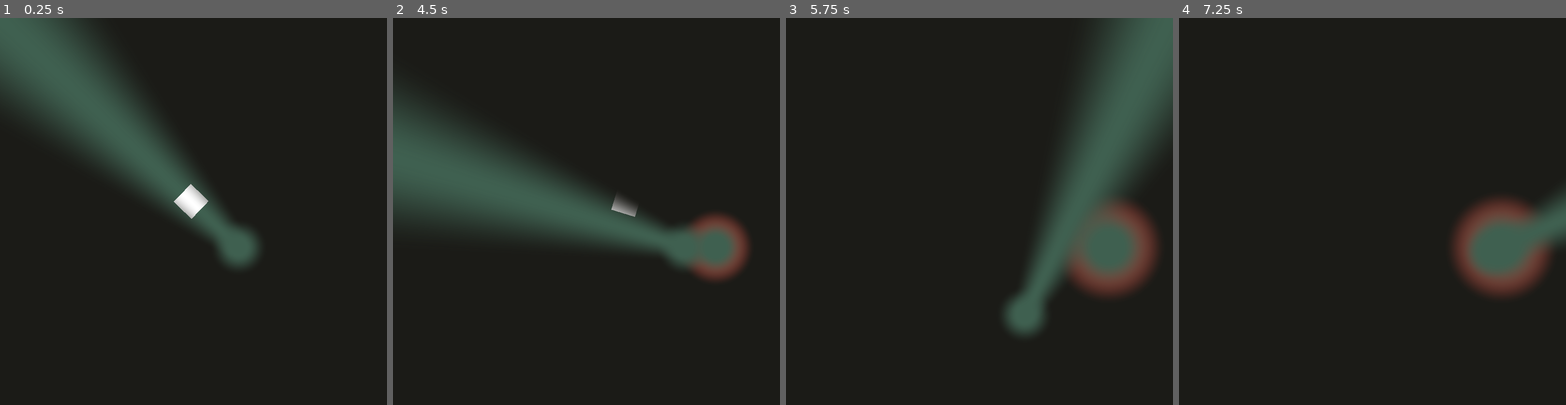
Above: before the commit, frames 1-4 (left to right).
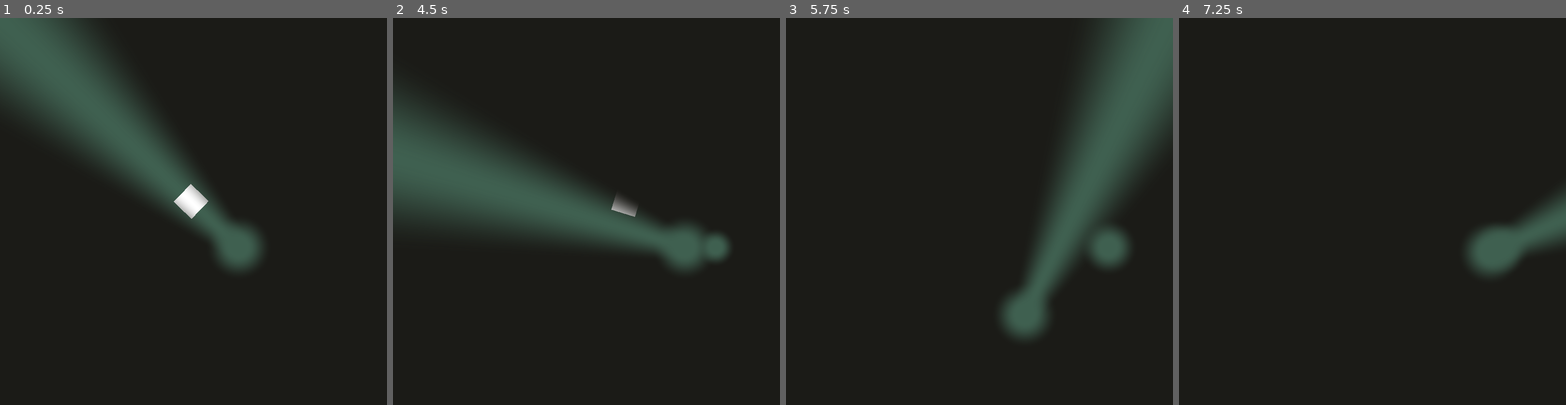
Above: after the commit, the same moments.

Repository: nolenroyalty/flashlight-survivors
Game: Godot game, scene res://Main.tscn
The game is run twice, just before and just after one commit, with the same random seed, the same clock (stepped at 60 frames per second) and the same inputs.
Inputs (mouse positions are in pixels of both pictures, inside the frame that each line leads up to):
- Up to frame 1 (0.25 s): no input
- Up to frame 2 (4.5 s): tap Enter at 0.5 s; move the mouse to (671, 192) at 0.52 s; hold D (player_right) 0.53-1.28 s; move the mouse to (509, 230) at 1.27 s; hold S (player_down) 1.28-2.03 s; move the mouse to (625, 126) at 2.02 s; hold D (player_right) 2.03-2.78 s; move the mouse to (567, 288) at 2.77 s; hold W (player_up) 2.78-3.53 s; move the mouse to (702, 269) at 3.52 s; hold A (player_left) from 3.53 s (still down); right-click (702, 269) at 4.15 s; move the mouse to (470, 153) at 4.27 s
- Up to frame 3 (5.75 s): move the mouse to (998, 211) at 5.02 s; release A (player_left) at 5.03 s; hold S (player_down) from 5.03 s (still down)
- Up to frame 4 (7.25 s): move the mouse to (1314, 114) at 5.77 s; release S (player_down) at 5.78 s; hold D (player_right) 5.78-6.53 s; move the mouse to (1457, 192) at 6.52 s; hold W (player_up) from 6.53 s (still down)

The runs differ from the first frame. In frame 2, 1.7% of the frame differs, in the area x 77-93%, y 50-68%; in frame 3, 3.7%, in the area x 72-97%, y 47-72%; in frame 4, 3.6%.

Commit message:
spawn proper fixed lights

Diff:
--- a/darkness/Darkness.gd
+++ b/darkness/Darkness.gd
@@ -6,9 +6,9 @@
 	$Sprite.material.set_shader_param("player", Lights.player.to_vec3(viewport_size))
 
 	var idx = 1
-	for light in Lights.all_lights():
+	for vec in Lights.all_lights(viewport_size):
 		var name = "fixed%s" % idx
-		var vec = light.to_vec3(viewport_size)
+		# var vec = light.to_vec3(viewport_size)
 
 		$Sprite.material.set_shader_param(name, vec)
 		idx += 1
--- a/darkness/Darkness.tscn
+++ b/darkness/Darkness.tscn
@@ -70,6 +70,7 @@
 	float fixed_radius = minfixed(UV);
 	float beamclose = beamdist(UV);
 	COLOR.a = player_radius * fixed_radius * beamclose;
+	COLOR.a = min(COLOR.a, max_darkness);
 
 	//vec2 multed = UV * 4.0;
 	//vec2 uv = fract(multed);
@@ -86,9 +87,7 @@
 
 	//COLOR.a *= cycle;
 
-	COLOR.a = min(COLOR.a, max_darkness);
 
-	COLOR.r = mix(COLOR.r, 1.0, 1.0 - fixed_radius);
 	//COLOR.r += (1.0 - fixed_radius) * 0.5;
 //
 //	float beamclose = 1.0 - beamdist(UV);
--- a/globals/Lights.gd
+++ b/globals/Lights.gd
@@ -1,6 +1,7 @@
 extends Node2D
 
 const MAX_FIXED_LIGHTS = 5
+var FixedLight = preload("res://player/FixedLight.tscn")
 
 class Circle:
 	var pos = Vector2()
@@ -13,7 +14,8 @@
 
 	func to_vec3(viewport_size):
 		var pos_ = pos / viewport_size
-		return Vector3(pos_.x, pos_.y, radius)
+		var radius_ = radius / viewport_size.x
+		return Vector3(pos_.x, pos_.y, radius_)
 
 var player = Circle.new()
 var flashlight_direction := Vector2(0, 0)
@@ -23,27 +25,46 @@
 
 func _ready():
 	for _i in range(MAX_FIXED_LIGHTS):
-		fixed_lights.append(Circle.new())
-		fading_lights.append(Circle.new())
+		fixed_lights.append(null)
+		fading_lights.append(null)
 
+func vec3_of_fixed_light(fl, viewport_size):
+	var pos = fl.position / viewport_size
+	var radius = fl.radius / viewport_size.x
+	return Vector3(pos.x, pos.y, radius)
+
+# I mean this doesn't really belong here but whatever
 func add_fixed_light(pos, radius):
+	fading_lights[fixed_light_idx] = fixed_lights[fixed_light_idx]
+	var dupe = fading_lights[fixed_light_idx]
 
-	var c = fixed_lights[fixed_light_idx]
-	var dupe = fading_lights[fixed_light_idx]
-	dupe.init(c.pos, c.radius)
+	var fl = FixedLight.instance()
+	add_child(fl)
+	fl.position = pos
+	fl.radius = 0.0
+	fixed_lights[fixed_light_idx] = fl
 
 	var tween = get_tree().create_tween()
-	c.init(pos, 0.0)
 	tween.set_trans(Tween.TRANS_CUBIC)
 	tween.set_ease(Tween.EASE_OUT)
-	tween.tween_property(c, "radius", radius, 1.0)
+	tween.tween_property(fl, "radius", radius, 1.0)
 
-	var fade_tween = get_tree().create_tween()
-	fade_tween.set_trans(Tween.TRANS_CUBIC)
-	fade_tween.set_ease(Tween.EASE_IN)
-	fade_tween.tween_property(dupe, "radius", 0.0, 1.0)
+	if dupe != null and is_instance_valid(dupe):
+		dupe.fade(1.0)
 
 	fixed_light_idx = (fixed_light_idx + 1) % MAX_FIXED_LIGHTS
 
-func all_lights():
-	return fixed_lights + fading_lights
+
+func vec3_or_zero(node, viewport_size):
+	if node == null or not is_instance_valid(node):
+		return Vector3(0, 0, 0)
+	else:
+		return vec3_of_fixed_light(node, viewport_size)
+
+func all_lights(viewport_size):
+	var l = []
+	for fl in fixed_lights:
+		l.append(vec3_or_zero(fl, viewport_size))
+	for fl in fading_lights:
+		l.append(vec3_or_zero(fl, viewport_size))
+	return l
--- /dev/null
+++ b/player/FixedLight.gd
@@ -0,0 +1,19 @@
+extends LightSource
+
+onready var shape := $CollisionShape2D
+
+var radius = 0.0 setget set_radius, get_radius
+
+func set_radius(v):
+	radius = v
+	shape.shape.radius = v
+
+func get_radius():
+	return radius
+
+func fade(time):
+	var fade_tween = get_tree().create_tween()
+	fade_tween.set_trans(Tween.TRANS_CUBIC)
+	fade_tween.set_ease(Tween.EASE_IN)
+	fade_tween.tween_property(self, "radius", 0.0, 1.0)
+	fade_tween.tween_callback(self, "queue_free")
--- /dev/null
+++ b/player/FixedLight.tscn
@@ -0,0 +1,14 @@
+[gd_scene load_steps=4 format=2]
+
+[ext_resource path="res://player/LightSource.tscn" type="PackedScene" id=1]
+[ext_resource path="res://player/FixedLight.gd" type="Script" id=2]
+
+[sub_resource type="CircleShape2D" id=1]
+radius = 30.0
+
+[node name="FixedLight" instance=ExtResource( 1 )]
+script = ExtResource( 2 )
+
+[node name="CollisionShape2D" type="CollisionShape2D" parent="." index="0"]
+scale = Vector2( 1.002, 1 )
+shape = SubResource( 1 )
--- a/player/LightCone.gd
+++ b/player/LightCone.gd
@@ -1,28 +1,5 @@
-extends Area2D
-
-var seconds_per_tick = 0.5
-var damage_per_tick = 1.0
-var bodies = {}
-
-func start_damage_timer(body):
-	var timer = get_tree().create_timer(seconds_per_tick)
-	timer.connect("timeout", self, "damage_if_present", [body])
-
-func damage_if_present(body):
-	if bodies.has(body):
-		print("Dealing %d damage to %s" % [damage_per_tick, body])
-		body.damage(damage_per_tick)
-		start_damage_timer(body)
-
-func on_body_entered(body):
-	bodies[body] = true
-	start_damage_timer(body)
-	print(body)
-
-func on_body_exited(body):
-	bodies.erase(body)
-	print(body)
+extends LightSource
 
 func _ready():
-	var _ignore = connect("body_entered", self, "on_body_entered")
-	_ignore = connect("body_exited", self, "on_body_exited")
+	seconds_per_tick = 0.5
+	damage_per_tick = 1.0
--- /dev/null
+++ b/player/LightLamp.gd
@@ -0,0 +1,18 @@
+extends LightSource
+
+onready var shape := $CollisionShape2D
+
+var radius = 34.5 setget set_radius, get_radius
+
+func get_radius():
+	return radius
+
+func set_radius(v):
+	radius = v
+	shape.shape.radius = v
+	Lights.player.radius = v
+
+func _ready():
+	seconds_per_tick = 0.5
+	damage_per_tick = 0.0
+	set_radius(radius)
--- /dev/null
+++ b/player/LightLamp.tscn
@@ -0,0 +1,13 @@
+[gd_scene load_steps=4 format=2]
+
+[ext_resource path="res://player/LightSource.tscn" type="PackedScene" id=1]
+[ext_resource path="res://player/LightLamp.gd" type="Script" id=2]
+
+[sub_resource type="CircleShape2D" id=1]
+radius = 34.5
+
+[node name="LightLamp" instance=ExtResource( 1 )]
+script = ExtResource( 2 )
+
+[node name="CollisionShape2D" type="CollisionShape2D" parent="." index="0"]
+shape = SubResource( 1 )
--- /dev/null
+++ b/player/LightSource.gd
@@ -0,0 +1,30 @@
+extends Area2D
+class_name LightSource
+
+var seconds_per_tick = 10.0
+var damage_per_tick = 1.0
+var bodies = {}
+
+func start_damage_timer(body):
+	var timer = get_tree().create_timer(seconds_per_tick)
+	timer.connect("timeout", self, "damage_if_present", [body])
+
+func damage_if_present(body):
+	if bodies.has(body):
+		if damage_per_tick > 0:
+			print("Dealing %d damage to %s" % [damage_per_tick, body])
+			body.damage(damage_per_tick)
+		start_damage_timer(body)
+
+func on_body_entered(body):
+	bodies[body] = true
+	start_damage_timer(body)
+	print(body)
+
+func on_body_exited(body):
+	bodies.erase(body)
+	print(body)
+
+func _ready():
+	var _ignore = connect("body_entered", self, "on_body_entered")
+	_ignore = connect("body_exited", self, "on_body_exited")
--- /dev/null
+++ b/player/LightSource.tscn
@@ -0,0 +1,6 @@
+[gd_scene load_steps=2 format=2]
+
+[ext_resource path="res://player/LightSource.gd" type="Script" id=1]
+
+[node name="LightSource" type="Area2D"]
+script = ExtResource( 1 )
--- a/player/Player.gd
+++ b/player/Player.gd
@@ -3,7 +3,6 @@
 export (int)var SPEED = 100
 
 var myidx = 2;
-var light_radius = 0.075;
 
 # Need to prevent moving outside of the screen!
 func _physics_process(delta):
@@ -18,19 +17,14 @@
 	var pos = get_viewport().get_mouse_position()
 	var dir = position.direction_to(pos)
 	look_at(pos)
-	# var angle = position.angle_to(pos)
-	# if angle != rotation:
-		# print(angle)
-		# rotation = angle
 	if dir != Lights.flashlight_direction:
 		Lights.flashlight_direction = dir
 	Lights.flashlight_direction = dir
 
 func _process(_delta):
 	if Input.is_action_just_pressed("debug_emit_fixed_light"):
-		Lights.add_fixed_light(position, light_radius * 2.0)
+		Lights.add_fixed_light(position, 30.0)
 
 func _ready():
 	Lights.player.pos = position
-	Lights.player.radius = light_radius
 	set_flashlight_direction()
--- a/player/Player.tscn
+++ b/player/Player.tscn
@@ -1,7 +1,8 @@
-[gd_scene load_steps=3 format=2]
+[gd_scene load_steps=4 format=2]
 
 [ext_resource path="res://player/Player.gd" type="Script" id=1]
 [ext_resource path="res://player/LightCone.tscn" type="PackedScene" id=2]
+[ext_resource path="res://player/LightLamp.tscn" type="PackedScene" id=3]
 
 [node name="Player" type="Node2D"]
 script = ExtResource( 1 )
@@ -13,3 +14,5 @@
 margin_bottom = 16.0
 
 [node name="Cone" parent="." instance=ExtResource( 2 )]
+
+[node name="LightLamp" parent="." instance=ExtResource( 3 )]
--- a/project.godot
+++ b/project.godot
@@ -7,6 +7,16 @@
 ;   param=value ; assign values to parameters
 
 config_version=4
+
+_global_script_classes=[ {
+"base": "Area2D",
+"class": "LightSource",
+"language": "GDScript",
+"path": "res://player/LightSource.gd"
+} ]
+_global_script_class_icons={
+"LightSource": ""
+}
 
 [application]
 
